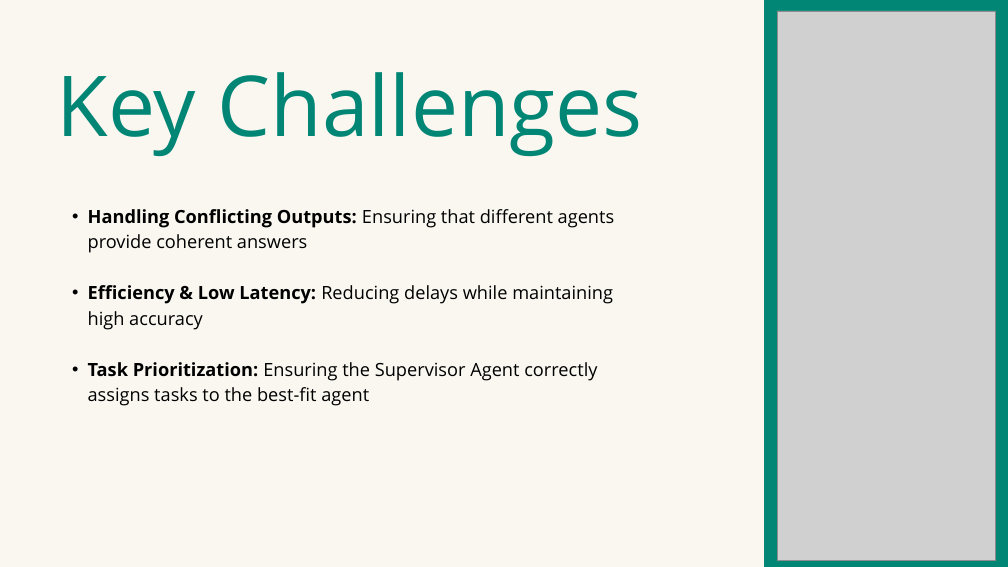
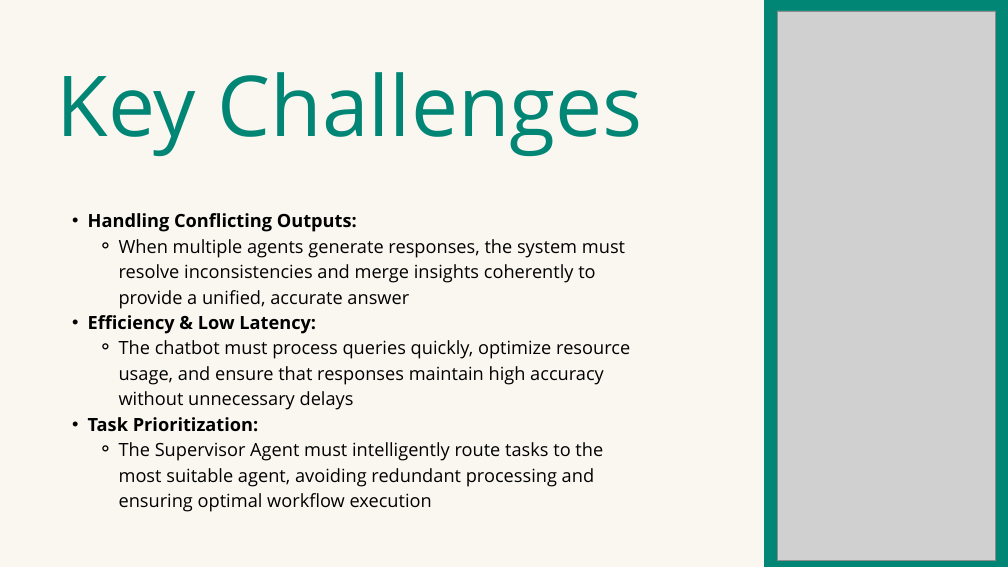
Before and after one commit to YASHBRO/GenAi-Final-Project, a slide deck: slide 6 of Multi-Agent Chatbot.pptx. Drawn at 1008x567 pixels with LibreOffice and Linux fonts; fonts in the diff are those of the drawing; grey boxes stand for pictures. Boxes give left, top, right and bottom in pixels: in the first picture for what was removed or moved away, otherwise in the second. Text is boxed around its words. In the diff, an @@ line names an element or a change of style, - is before the commit and + after.

```diff
--- a/Multi-Agent Chatbot.pptx
+++ b/Multi-Agent Chatbot.pptx
@@ text at (88,213,630,512): text changed @@
-  • Handling Conflicting Outputs: Ensuring that different agents provide coherent answers
-  • Efficiency & Low Latency: Reducing delays while maintaining high accuracy
-  • Task Prioritization: Ensuring the Supervisor Agent correctly assigns tasks to the best-fit agent
+  • Handling Conflicting Outputs:
+    ⚬ When multiple agents generate responses, the system must resolve inconsistencies and merge insights coherently to provide a unified, accurate answer
+  • Efficiency & Low Latency:
+    ⚬ The chatbot must process queries quickly, optimize resource usage, and ensure that responses maintain high accuracy without unnecessary delays
+  • Task Prioritization:
+    ⚬ The Supervisor Agent must intelligently route tasks to the most suitable agent, avoiding redundant processing and ensuring optimal workflow execution
```
